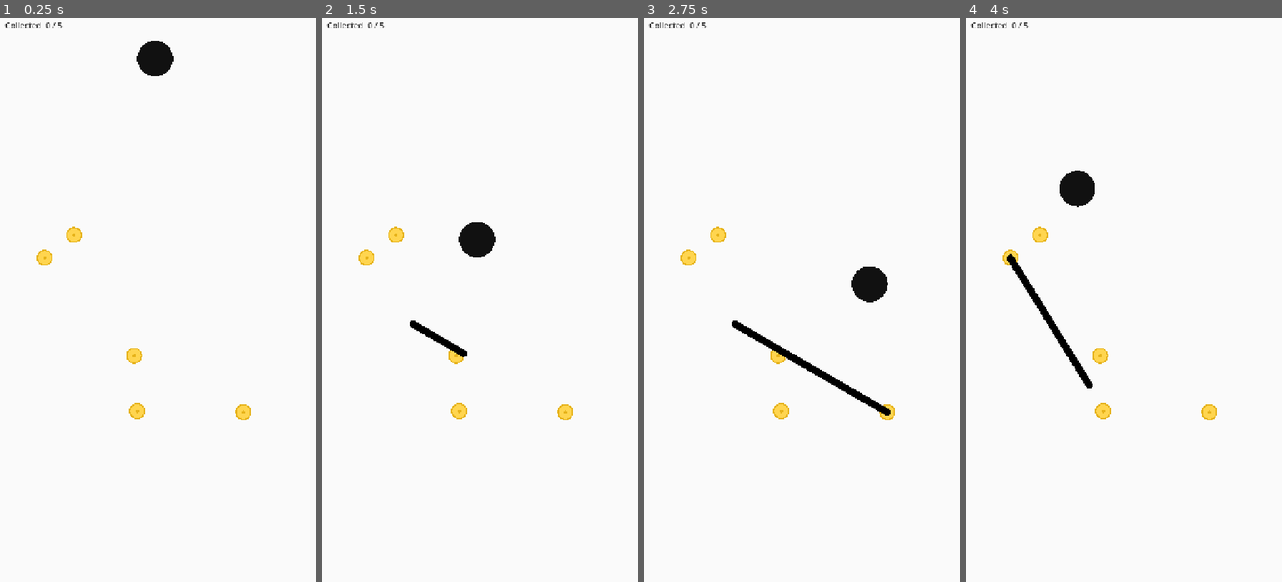
Above: before the commit, frames 1-4 (left to right).
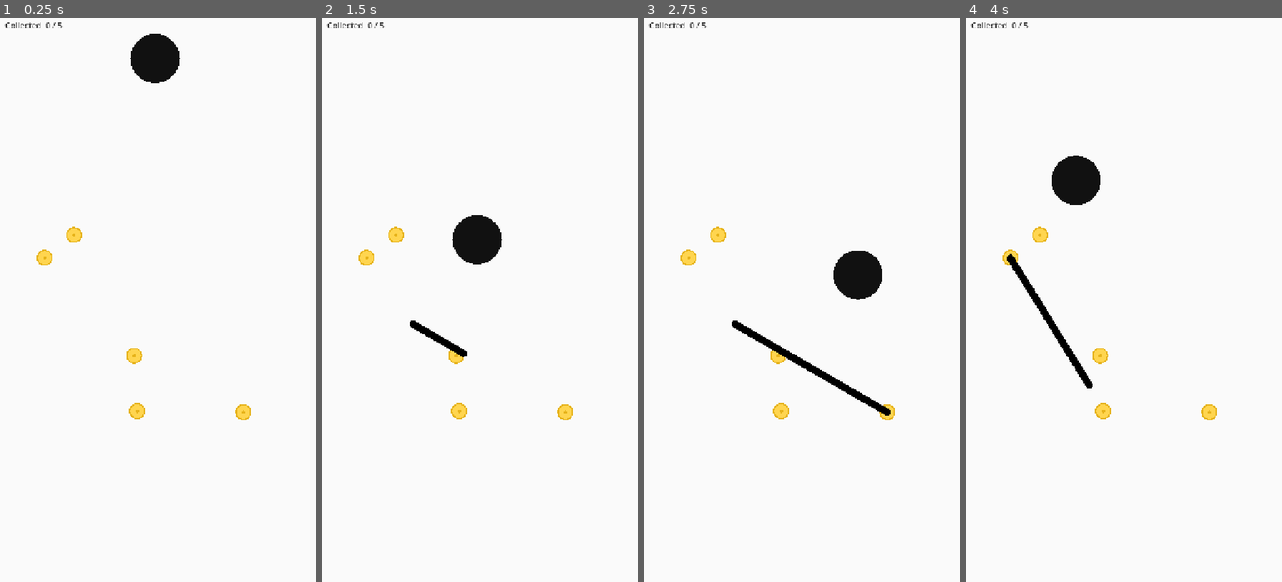
Above: after the commit, the same moments.

Repository: day-dreamer-11/bounce-line-
Game: Godot game, scene res://scenes/TrailDemo.tscn
Same seed, same stepped clock (60 frames per second), same inputs: the game is played once before the commit and once after it.
Inputs (mouse positions are in pixels of both pictures, inside the frame that each line leads up to):
- Up to frame 1 (0.25 s): no input
- Up to frame 2 (1.5 s): tap Enter at 0.5 s; move the mouse to (546, 266) at 0.52 s; click (546, 266) at 0.67 s; drag from (413, 322) to (565, 412) at 1.27 s
- Up to frame 3 (2.75 s): move the mouse to (830, 170) at 2.02 s; click (830, 170) at 2.17 s
- Up to frame 4 (4 s): drag from (1105, 412) to (1010, 260) at 2.77 s; move the mouse to (1218, 378) at 3.52 s; click (1218, 378) at 3.67 s

The runs differ from the first frame. In frame 1, 0.5% of the frame differs, in the area x 41-58%, y 2-12%; in frame 2, 0.5%; in frame 3, 0.8%, in the area x 59-78%, y 41-51%; in frame 4, 0.5%.

Commit message:
chore: Increase ball radius to 55px
Co-Authored-By: Claude Opus 4.7 <noreply@anthropic.com>

Diff:
--- a/scenes/Ball.tscn
+++ b/scenes/Ball.tscn
@@ -3,7 +3,7 @@
 [ext_resource type="Script" path="res://scripts/ball.gd" id="1_ball"]
 
 [sub_resource type="CircleShape2D" id="CircleShape2D_ball"]
-radius = 40.0
+radius = 55.0
 
 [node name="Ball" type="RigidBody2D"]
 position = Vector2(360, 100)
--- a/scripts/ball.gd
+++ b/scripts/ball.gd
@@ -1,7 +1,7 @@
 extends RigidBody2D
 ## Black ball — falls under gravity, bounces off lines, collects coins.
 
-const RADIUS := 40.0
+const RADIUS := 55.0
 const COLOR := Color(0.0667, 0.0667, 0.0667)
 
 
